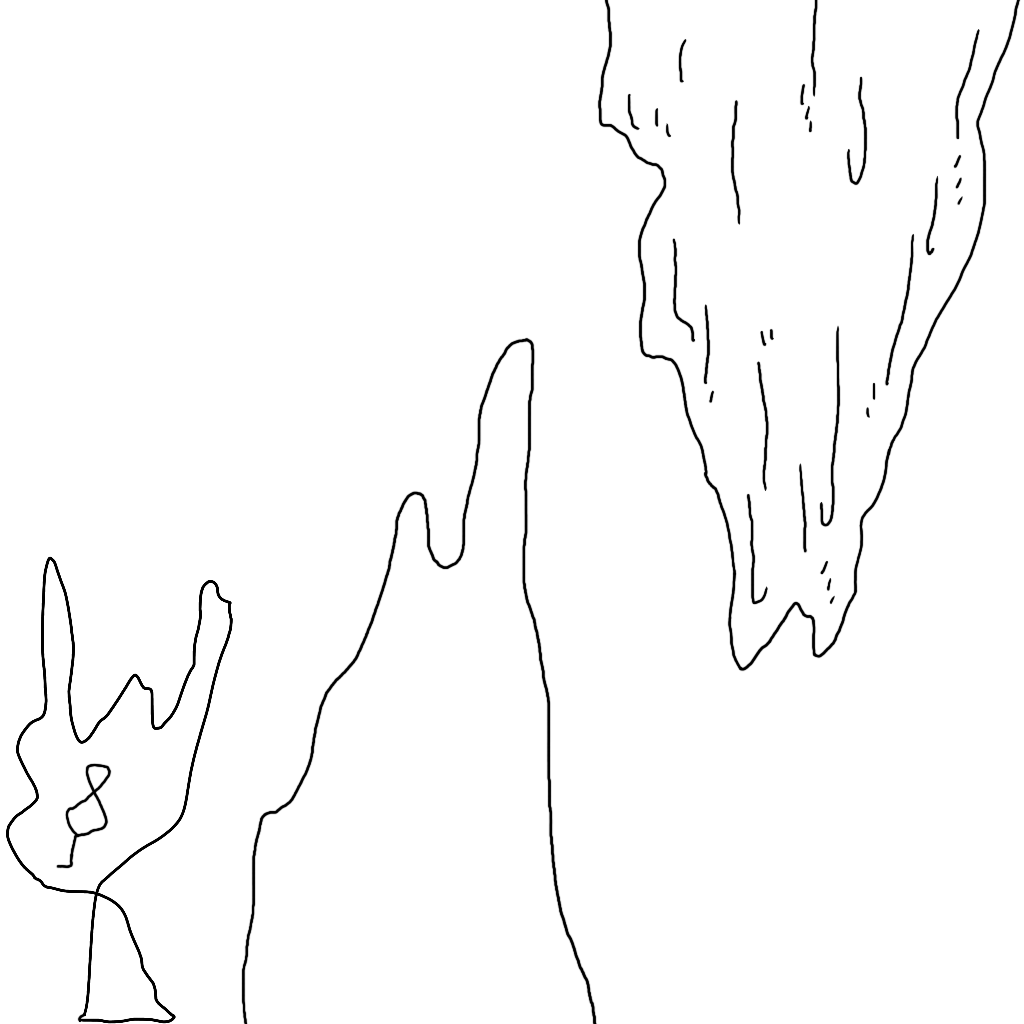
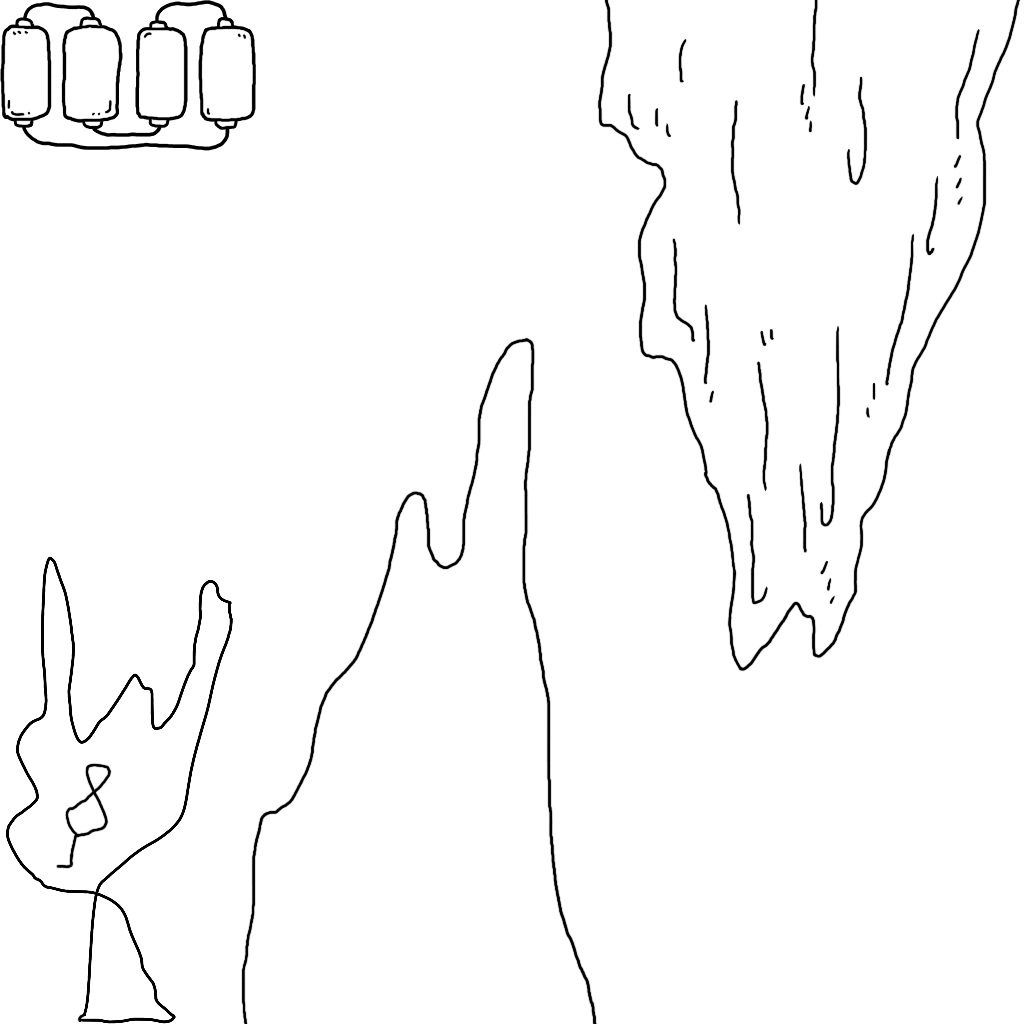
Comparing the layer stacks of the two 1024 x 1024 images. Changes:
added group "研究所" with 1 layers above "無の世界" over [0, 0, 256, 151]
added layer "土台" in group "研究所" over [0, 0, 256, 151]
